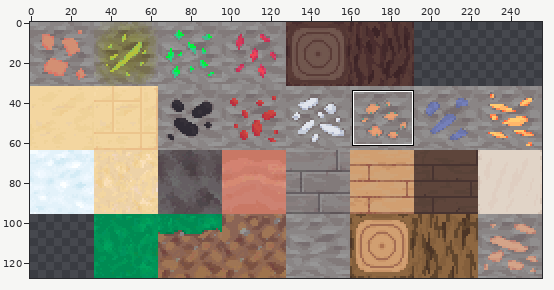
One commit to this sprite sheet: Assets/Resources/texture_atlas.png. Above, an overview of the earlier version with the close-up marked.
Close-up. Old version:
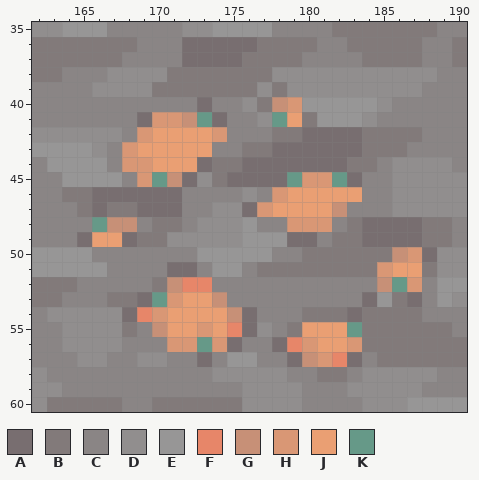
The file is 256x128 pixels. Colours within 5 levels of each other are drawn and written as one. Shown: x 162..190, y 35..60. The commit also changed other parts of the picture, which this record leaves out.
Palette (. is transparent): A #786e70  B #827a7a  C #8a8585  D #918e8e  E #979696  F #e78669  G #c79077  H #d99775  J #ea9f73  K #669988
Pixels before, first column x 162:
35 DDEEECCCCCDDEEEECCCCBBBBBBBCC
36 BBBBBBBCCCAAAAABBBBCCBBBBBCCB
37 BBBBBBCCCCAAAABBBBCCCCBBBBCCB
38 BBCCCDDDDBBBBBBBDDDDDDDDDDDCC
39 CCCCDDDDBBBBBBBDBDDDDDDDDDCCC
40 CCCCCCCCCCCACCDBGHEEEEEDCCCCC
41 CCCCCCCAHHGKACCDKJBEEEDCCCCCC
42 DDDDDDCHJJJJHCCCBBAAAABBBBCCC
43 EEEEDCHJJJJJCCBBAAAAAABBBCCCC
44 CEEEECHHJJJABBAAAAAAABBCDDDDC
45 CCEEEECHKGADBAAAAKHHKACCDDDDD
46 CCBBAAAAAACCCCDCHJJJJJCCDDDDD
47 CCCBABBAAACCDDAHJJJJGCCCDDDDD
48 CCCCKGGCBBCDDDECCHHHCBAAAABBC
49 CCCAJJABBDDDDDEEEAACBBAAAABBC
50 EEEECCCCCCCEEEEECCBBBBBBGHADD
51 EEEEECCCCAACEECBBBBBBBBHJJBDD
52 BBBCCCCCBGFFCCCCCCCCCCCGKHCEE
53 BBCCCBBAKHJJGCCCCCCCCCAEBACED
54 CDDDDDAFHJJJJGACCCBBBABBBBCCC
55 CCDDDDBCGJJHJFADCBJJJKBBBBBBC
56 CCDDDDCCCHHKHACCAFHJJHBBBBBBB
57 CCCDDCCDDCCACEECCAGHFACBBBBBB
58 DCCCCCCCCCCCDDDDDCCBBCDDDDDCC
59 DDCCCCCCCCCCCCDDDDCCCDDDDDCCC
60 DBBBBBCCBBBBBBDDDDCCCCDDDEEEE
Now the later version:
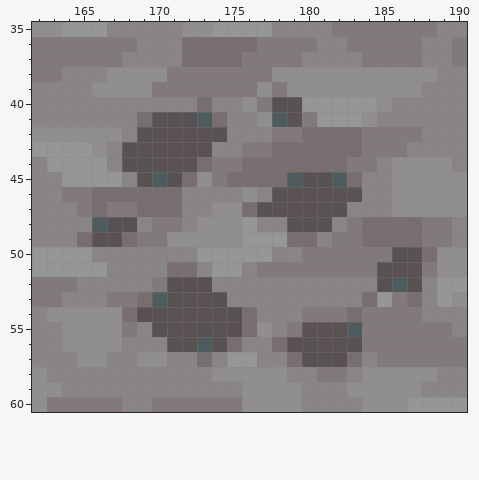
What changed:
Colour F changes from #e78669 to #e7866920.
Colour G changes from #c79077 to #c7907720.
Colour H changes from #d99775 to #d9977520.
Colour J changes from #ea9f73 to #ea9f7320.
Colour K changes from #669988 to #66998840.
